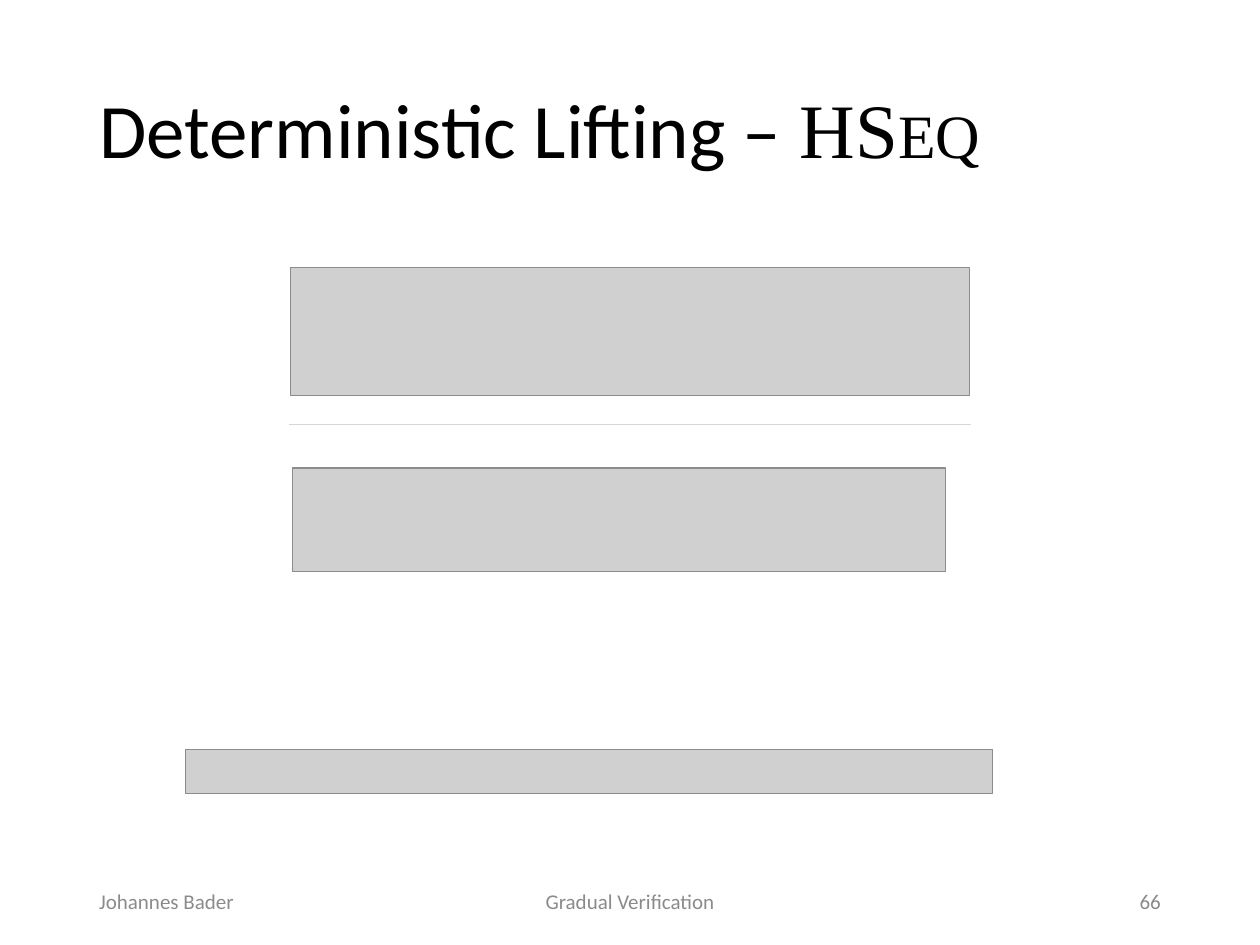
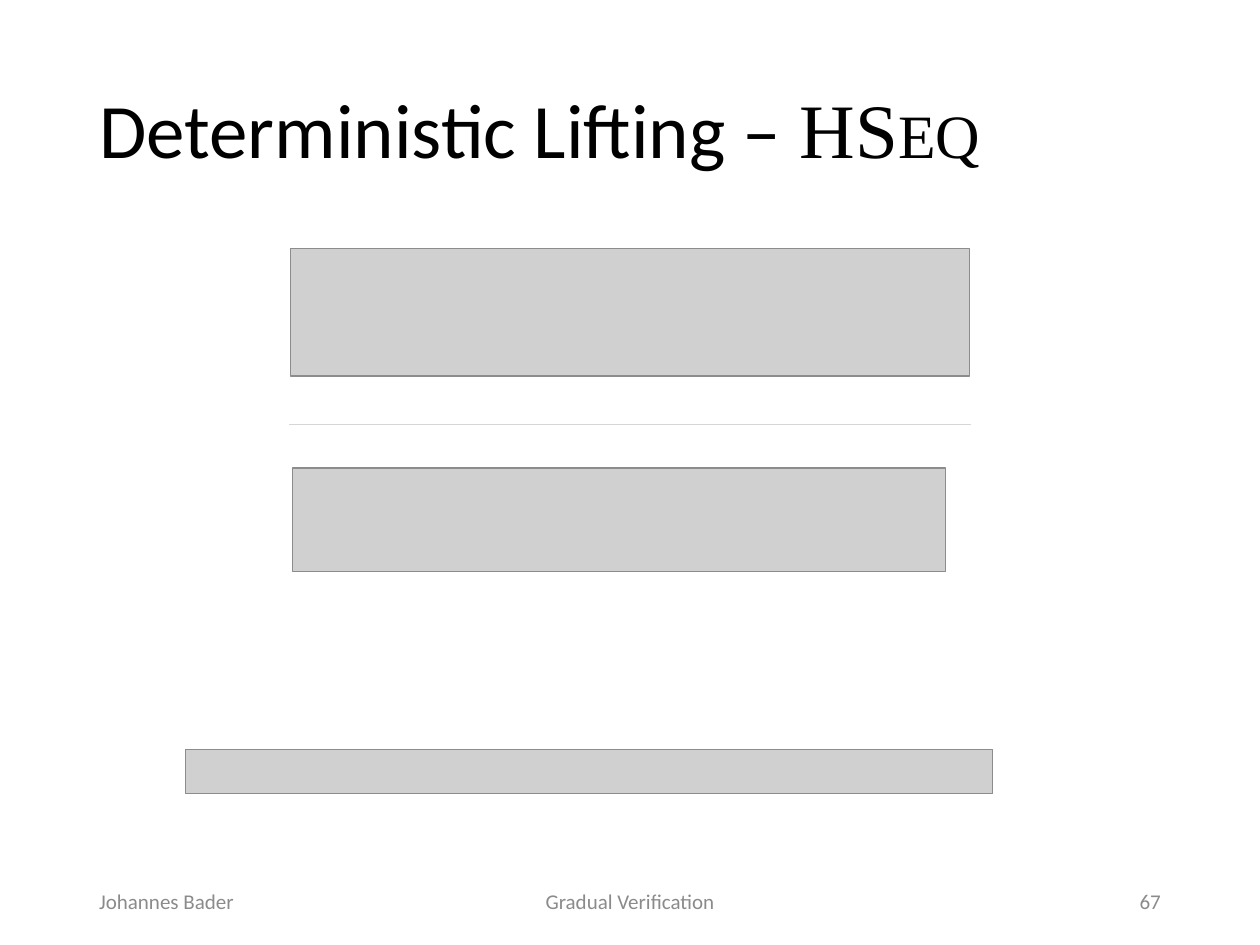
Before and after one commit to olydis/GradVerThesis, a slide deck: slide 67 of presentation/PLunch.pptx (slide 66 before the commit). Drawn at 1260x945 pixels with LibreOffice and Linux fonts; fonts in the diff are those of the drawing; grey boxes stand for pictures. Boxes give left, top, right and bottom in pixels: in the first picture for what was removed or moved away, otherwise in the second. Text is boxed around its words. In the diff, an @@ line names an element or a change of style, - is before the commit and + after.

```diff
--- a/presentation/PLunch.pptx
+++ b/presentation/PLunch.pptx
@@ picture: place and size @@
-picture at [291,267,970,394]
+picture at [291,248,970,375]
@@ page number at [1140,895,1161,909]: text changed @@
-66
+67
```
Also in this commit, not shown: 8 other slides changed, 2 slides added.
